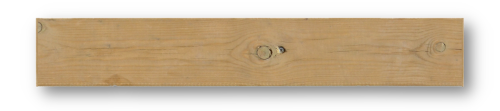
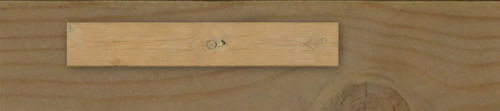
Before/after of a 500×111 layered artwork. What changed in the layer stack:
showed "button_pressed.png", painted on it over left=15, top=0, right=489, bottom=111
hid "button_normal.png", painted on it over left=20, top=2, right=494, bottom=111
renamed "pressed" to "background", showed it, moved it below "button_normal.png", painted on it over left=0, top=0, right=500, bottom=111
